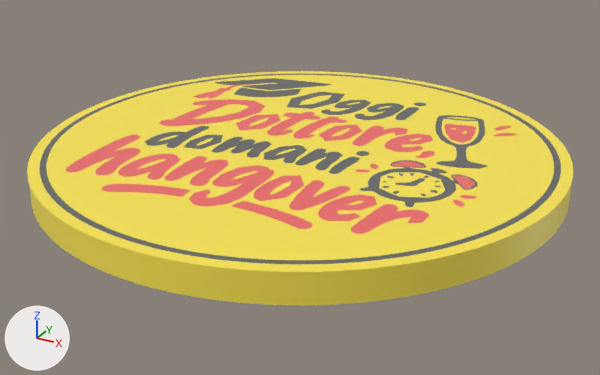
Before and after pictures for a commit that changed the glTF model public/products/sottobicchiere-oggi-dottore-domani-hangover.glb.
Both versions are drawn from a 50 mm camera at (0.054, -0.0982, 0.0461) aimed at (0.0009, -0.0016, -0.0022). The axes (+X, +Y, +Z) are drawn at lower left. The lights are the same throughout. The picture after the commit comes second. Where no turn or scale is listed for an object, it has been applied to the vertices. Vertices at exactly the same position are counted once.

Objects in the first picture: 'coaster_accent', 'coaster_base', 'coaster_ink'.
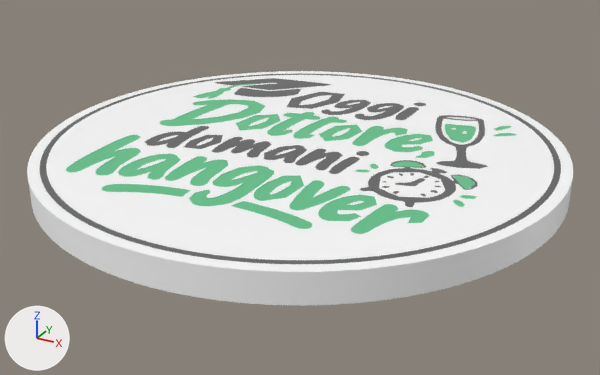
The change, as JSON lines over the scene's bpy script:
```json
{"block": "me_coaster_base", "where": "me_coaster_base.from_pydata(...)  # 4186 vertices, 8370 faces; spans x -0.0375..0.0375, y -0.0375..0.0375, z 0.0..0.004"}
{"block": "me_coaster_base", "where": "# used by ob_coaster_base; location = (0.0, 0.0, 0.0)"}
{"block": "me_coaster_base", "change": "me_coaster_base part 1: 8370 faces centred in x -0.0375..0.0375, y -0.0375..0.0375, z 0.0..0.004 are repainted in the vertex colours; the middle colour goes from yellow #fde751 to white #ffffff"}
{"block": "me_coaster_accent", "where": "me_coaster_accent.from_pydata(...)  # 1686 vertices, 3300 faces; spans x -0.0263..0.0281, y -0.0268..0.022, z 0.0034..0.004"}
{"block": "me_coaster_accent", "where": "# used by ob_coaster_accent; location = (0.0, 0.0, 0.0)"}
{"block": "me_coaster_accent", "change": "me_coaster_accent part 2: 3300 faces centred in x -0.0262..0.0281, y -0.0268..0.022, z 0.0034..0.004 are repainted in the vertex colours; the middle colour goes from red #ef6c6c to green #65c48e"}
```

Where the change shows, as pixel boxes [x1, y1, x2, y2] in the pictures (600 x 375 px):
```json
{"part": 1, "of": "me_coaster_base", "change": "recoloured", "before": [27, 71, 573, 305], "after": [27, 71, 573, 305], "on screen": "yellow to white"}
{"part": 2, "of": "me_coaster_accent", "change": "recoloured", "before": [66, 84, 516, 234], "after": [66, 84, 516, 234], "on screen": "red to green"}
```
